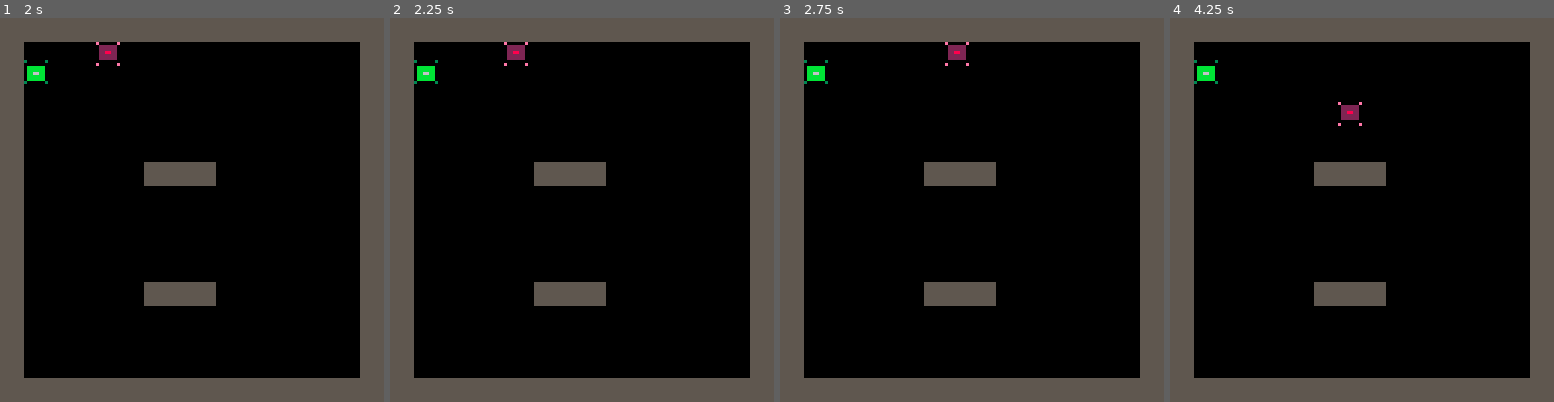
Above: before the commit, frames 1-4 (left to right).
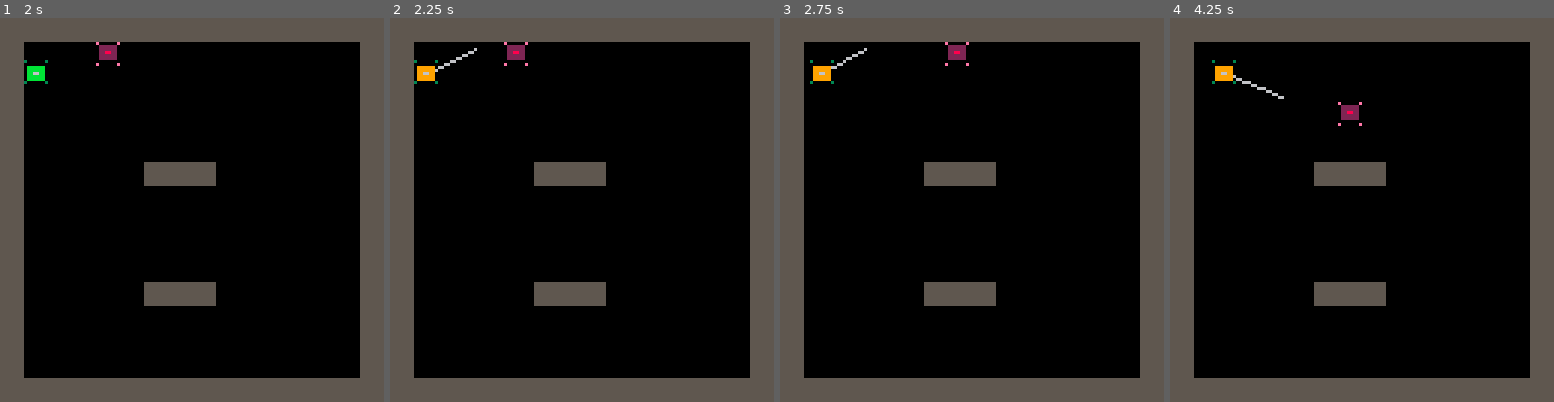
Above: after the commit, the same moments.

Repository: RobertoFreireFerrazPassos/pico8
Game: PICO-8 cartridge pico8topdowntutorial.p8
Same seed, same stepped clock (60 frames per second), same inputs: the game is played once before the commit and once after it.
Inputs:
- Up to frame 1 (2 s): tap X (X key) at 0.33, 1.07, 1.85 s; tap O (Z key) at 0.7, 1.7 s; hold Right from 1.6 s (still down)
- Up to frame 2 (2.25 s): release Right at 2.1 s; tap O (Z key) at 2.1 s; hold Up from 2.15 s (still down)
- Up to frame 3 (2.75 s): release Up at 2.42 s; hold Right from 2.47 s (still down); tap O (Z key) at 2.5 s
- Up to frame 4 (4.25 s): tap O (Z key) every 0.4 s from 2.9 to 4.1 s; tap X (X key) at 2.97, 4.08 s; release Right at 3.03 s; hold Left 3.08-3.58 s; hold Down 3.63-3.97 s; hold Right from 4.02 s (still down)

Frame 1 is identical in both runs. In frame 2, 0.3% of the frame differs, in the area x 7-23%, y 7-17%; in frame 3, 0.4%; in frame 4, 0.5%, in the area x 6-30%, y 10-22%.

Commit message:
fix bug: not using abs

Diff:
--- a/pico8topdowntutorial.p8
+++ b/pico8topdowntutorial.p8
@@ -133,7 +133,7 @@
 		box={x=1,y=2,w=6,h=5},
 		findplayer = function(_ENV)
 			local fov=5--field of view number of sprites
-			if (p.x-x)> 25 or (p.y-y)<25 then
+			if abs(p.x-x)<23 and abs(p.y-y)<23 then
 			 fov=3
 			end
 
